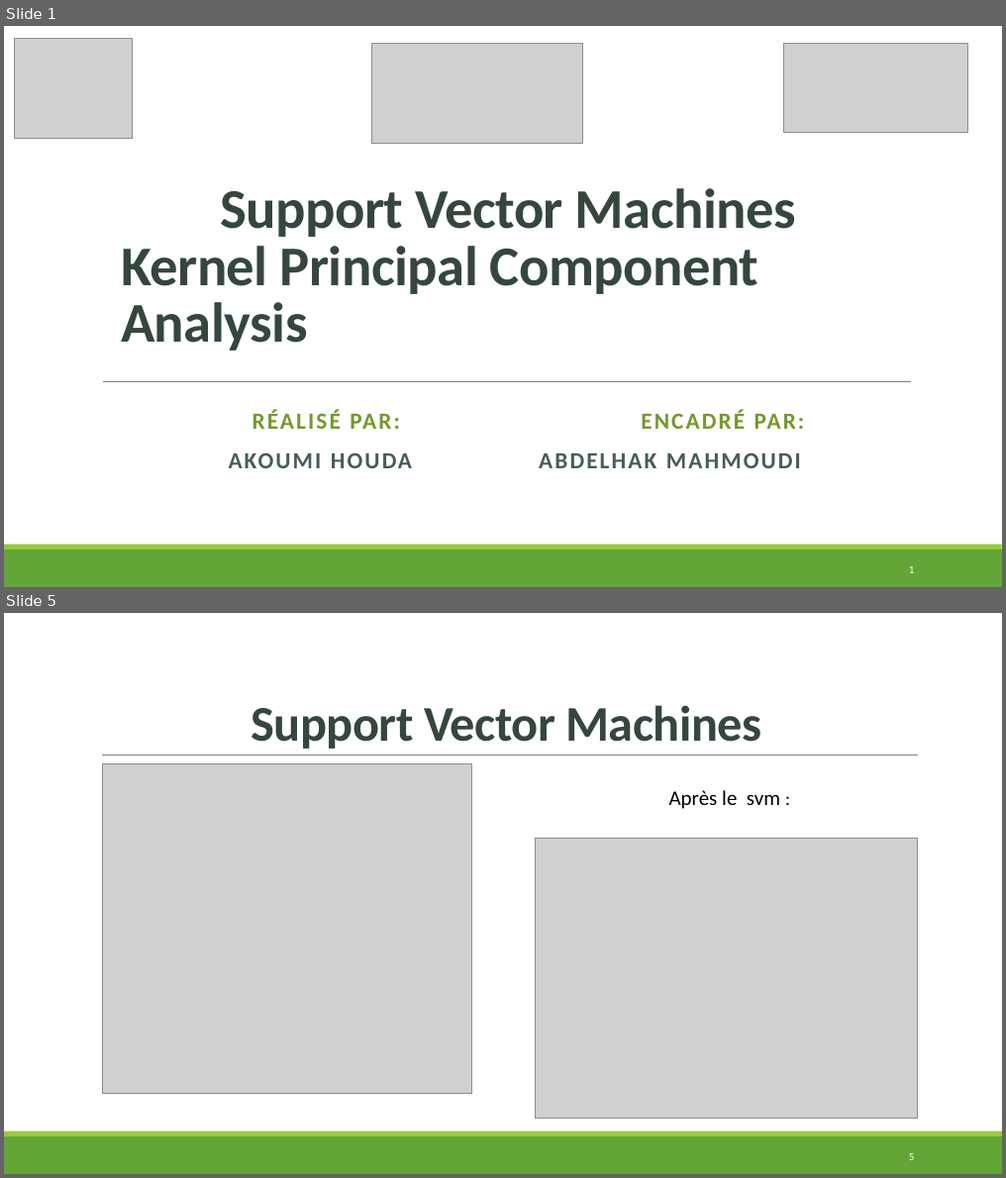
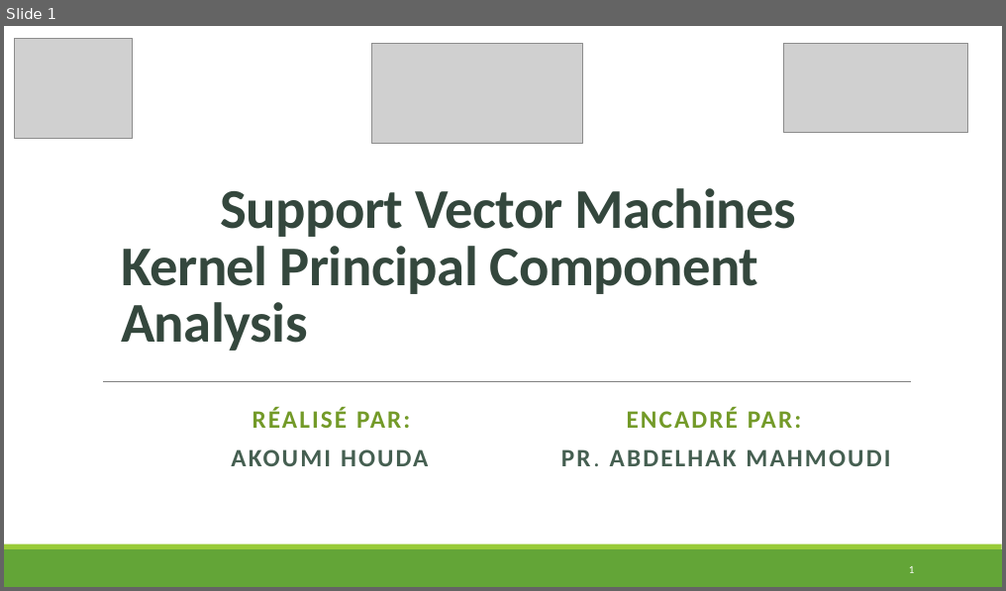
Before and after one commit to HOU-D/Machine-learning-project-, a slide deck: ML_AKOUMI HOUDA.pptx. Shown one above the other, each under a label of ours: slides 1 and 5 before the commit, slide 1 after it; the slides between them are not shown. The pictures are 1006x1178 and 1006x591 pixels, drawn with LibreOffice and Linux fonts; fonts in the diff are those of the drawing; grey boxes stand for pictures. Boxes give left, top, right and bottom in pixels: in the first picture for what was removed or moved away, otherwise in the second. Text is boxed around its words. In the diff, an @@ line names an element or a change of style, - is before the commit and + after.

```diff
--- a/ML_AKOUMI HOUDA.pptx
+++ b/ML_AKOUMI HOUDA.pptx
@@ slide 5 removed at <box>4,613,1002,1174</box>, background #FFFFFF; not listed: 2 template elements that a slide beside it also shows @@
@@ title removed at <box>251,705,761,749</box> @@
-Support Vector Machines
@@ line removed from (102, 756) to (918, 756) @@
@@ picture removed at <box>103,764,472,1093</box> @@
@@ text removed at <box>669,790,780,809</box> @@
-Après le svm :
@@ picture removed at <box>535,838,918,1118</box> @@
@@ page number removed at <box>909,1154,915,1160</box> @@
-5
@@ slide 1 changed as well @@
@@ subtitle at <box>252,408,801,428</box>: size 22.2 to 24 pt in "RÉALISÉ PAR: ENCADRÉ PAR:"; line spacing 0.9 to 0.8 @@
@@ subtitle at <box>231,450,890,467</box>: text changed; size 22.2 to 24 pt @@
-AKOUMI HOUDA ABDELHAK MAHMOUDI
+AKOUMI HOUDA PR. ABDELHAK MAHMOUDI
```
Also in this commit, not shown: 3 other slides changed, 6 slides added, 5 other slides removed.
